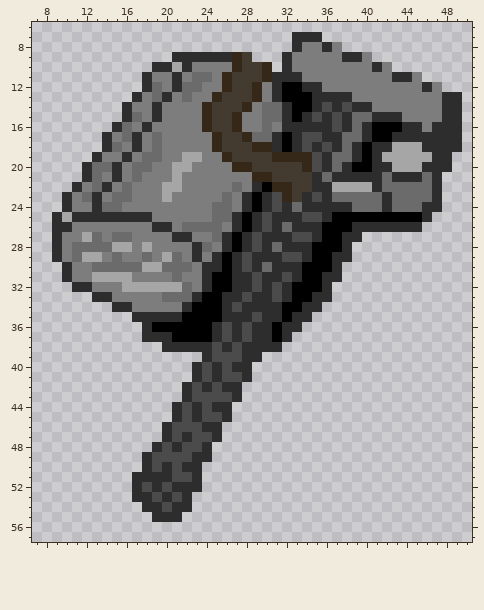
Pixel-art sprite: graphics/Guns/1 вариант/8.png. Above, as it was before the edit.
The file is 64x64 pixels. Colours within 5 levels of each other are drawn and written as one. Shown: x 7..50, y 6..57.
Now the later version:
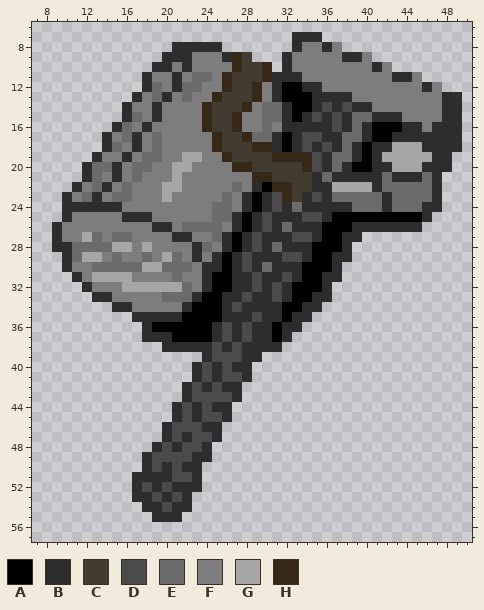
Palette (. is transparent): A #000000  B #2d2d2d  C #433a30  D #4c4b4b  E #6b6b6b  F #7d7d7d  G #a6a6a6  H #362818
Edits made:
@@ x 18..27 @@
  7 ..........
- 8 ..........
- 9 ...BBBBBBH
-10 .BBGBFFFFH
+ 8 ...BBBBB..
+ 9 ..BBBFFFBH
+10 .BBFBFFFFH
 11 BFFBFEEFHC
@@ x 7..17 @@
 23 ...BFEBFEEF
-24 ...BFFBEEFF
-25 ..BGBBBBBBB
-26 ..BBFFFFFFF
+24 ...BBBBBBFF
+25 ...BFFFFFBB
+26 ..BFFFFFFFF
 27 ..BFFGEFEEF
-28 ..BFEEEEGGF
-29 ..BFEGGFEFF
+28 ..BBEEEEGGF
+29 ...BEGGFEFF
 30 ...BFFEEEEE
-31 ...BFFGGGGF
-32 ....BBFFFGG
+31 ....BFGGGGF
+32 .....BFFFGG
 33 ......BBFFF
Boxes around the changes in both pictures, in picture pixels (x1, y1, x2, y2):
changed: (162, 42, 222, 72)
changed: (52, 202, 122, 292)
